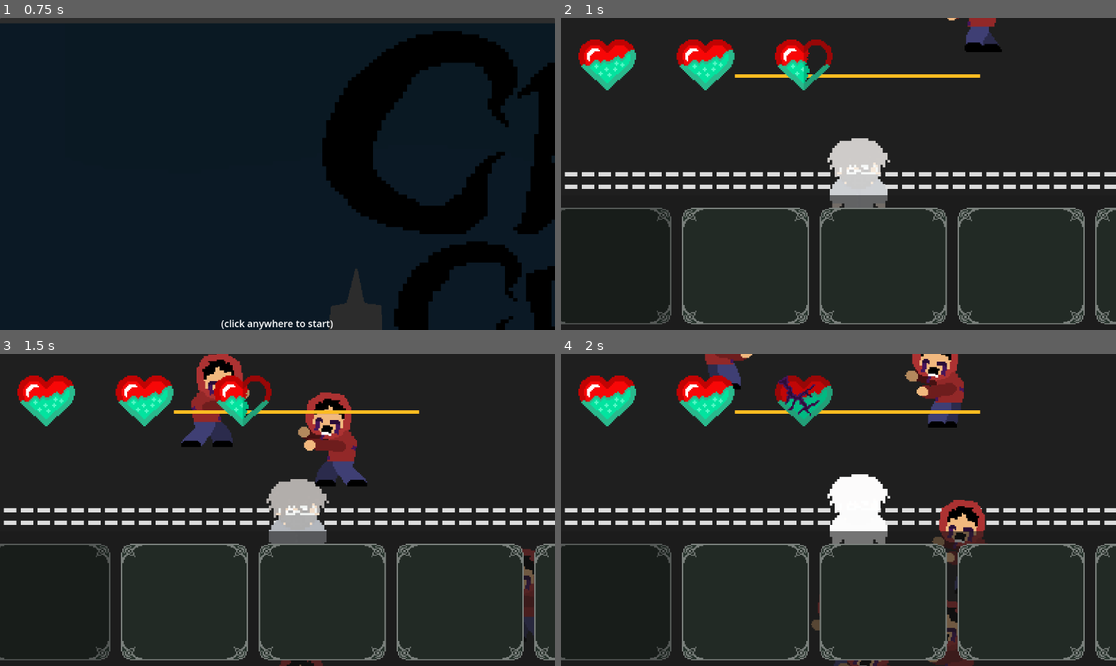
Above: before the commit, frames 1-4 (two rows, left to right).
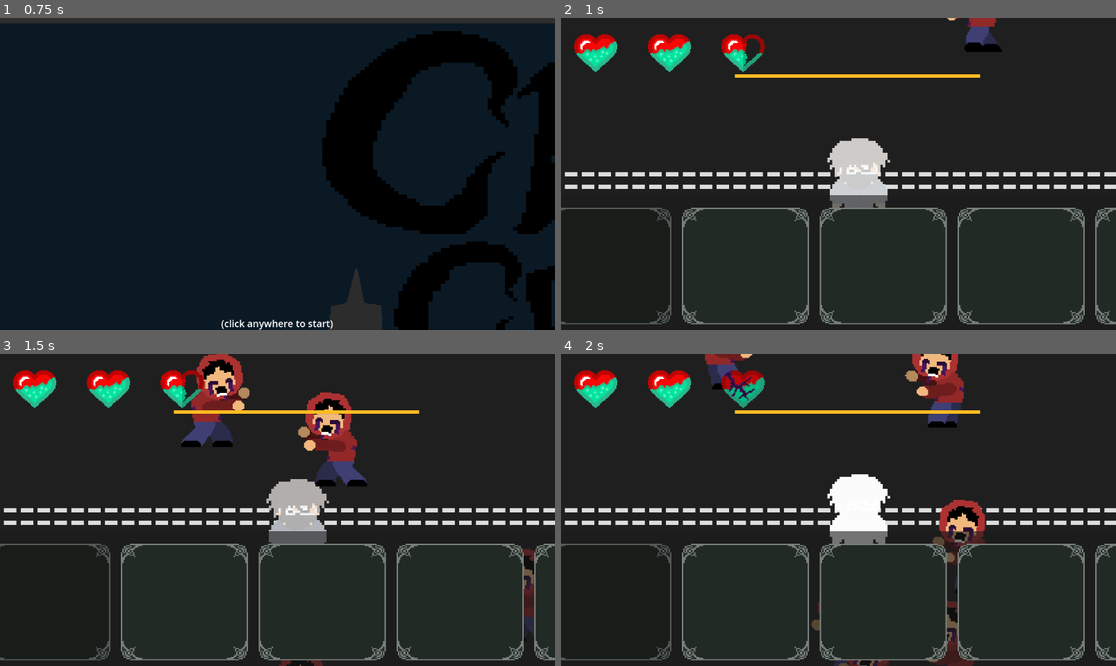
Above: after the commit, the same moments.

Repository: xern0/SleepyShrimpStudios-ChemicalCleanse
Game: Godot game, scene res://main_menu.tscn
Same seed, same stepped clock (60 frames per second), same inputs: the game is played once before the commit and once after it. The engine's default icon, where the game draws it, is replaced by a stand-in: a white triangle on a blue panel in a dark square.
Inputs (mouse positions are in pixels of both pictures, inside the frame that each line leads up to):
- Up to frame 1 (0.75 s): tap Enter at 0.5 s; move the mouse to (399, 158) at 0.52 s; hold Right (attack right) from 0.53 s (still down); hold E (interact) from 0.53 s (still down); click (399, 158) at 0.67 s
- Up to frame 2 (1 s): keep holding Right (attack right); keep holding E (interact)
- Up to frame 3 (1.5 s): release Right (attack right) at 1.25 s; release E (interact) at 1.25 s; drag from (38, 600) to (294, 600) at 1.27 s
- Up to frame 4 (2 s): no input

Frame 1 is identical in both runs. In frame 2, 4.3% of the frame differs, in the area x 2-49%, y 5-24%; in frame 3, 4.3%; in frame 4, 4.6%.

Commit message:
daeth effect

Diff:
--- a/chemical-cleanse/character_body_2d.gd
+++ b/chemical-cleanse/character_body_2d.gd
@@ -218,6 +218,7 @@
 	$Death.play("scary_death")
 	await get_tree().create_timer(0.45).timeout
 	$sfx/death.play()
+	$playerdeath.emitting = true
 	await get_tree().create_timer(2.0).timeout
 	get_tree().reload_current_scene.call_deferred()
 
--- a/chemical-cleanse/fred.tscn
+++ b/chemical-cleanse/fred.tscn
@@ -1235,6 +1235,9 @@
 _data = [Vector2(0.017341048, 0.9935992), 0.0, 0.0, 0, 0, Vector2(1, 0), 0.0, 0.0, 0, 0]
 point_count = 2
 
+[sub_resource type="Gradient" id="Gradient_nitmu"]
+colors = PackedColorArray(0.37502435, 5.9260987e-07, 2.8878452e-07, 1, 0.2854845, 0.00024669417, 0.35866413, 1)
+
 [node name="fred" type="CharacterBody2D"]
 position = Vector2(69, 46)
 motion_mode = 1
@@ -1306,7 +1309,7 @@
 position = Vector2(24, 38)
 scale = Vector2(2.863, 2.863)
 sprite_frames = SubResource("SpriteFrames_xa66y")
-animation = &"death exclamation point"
+animation = &"Roll"
 
 [node name="Death" type="AnimatedSprite2D" parent="."]
 visible = false
@@ -1417,6 +1420,22 @@
 
 [node name="Camera2D" type="Camera2D" parent="."]
 zoom = Vector2(1.75, 1.75)
+
+[node name="playerdeath" type="CPUParticles2D" parent="."]
+position = Vector2(20, 15)
+emitting = false
+amount = 120
+lifetime = 1.91
+speed_scale = 2.65
+explosiveness = 0.27
+spread = 180.0
+gravity = Vector2(0, 200)
+initial_velocity_min = 50.0
+initial_velocity_max = 100.0
+scale_amount_min = 8.0
+scale_amount_max = 12.0
+scale_amount_curve = SubResource("Curve_fi2i0")
+color_ramp = SubResource("Gradient_nitmu")
 
 [node name="playerhitfx" type="CPUParticles2D" parent="."]
 position = Vector2(23, 26)
--- a/chemical-cleanse/hurtbox.tscn
+++ b/chemical-cleanse/hurtbox.tscn
@@ -8,8 +8,8 @@
 script = ExtResource("1_id7pq")
 
 [node name="health ui fix" type="CanvasLayer" parent="."]
-scale = Vector2(2, 2)
-transform = Transform2D(2, 0, 0, 2, 0, 0)
+scale = Vector2(1.5, 1.5)
+transform = Transform2D(1.5, 0, 0, 1.5, 0, 0)
 script = ExtResource("2_7aq2l")
 
 [node name="hearts" type="HBoxContainer" parent="health ui fix"]
Not shown: 1 places in chemical-cleanse/fred.tscn that only renumber resources
